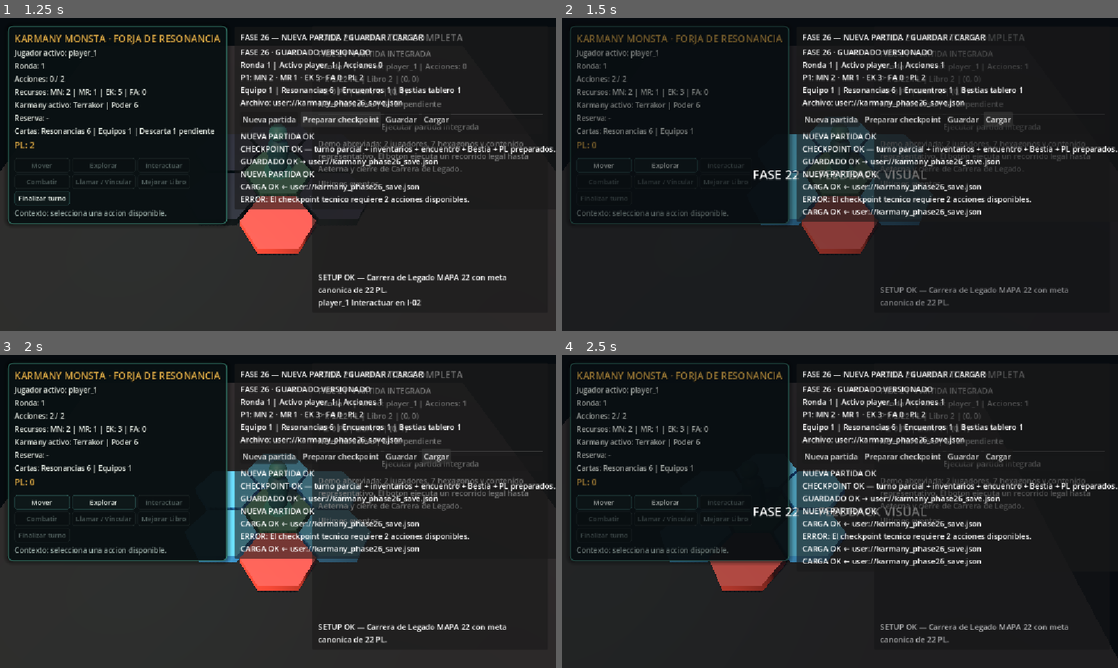
Above: before the commit, frames 1-4 (two rows, left to right).
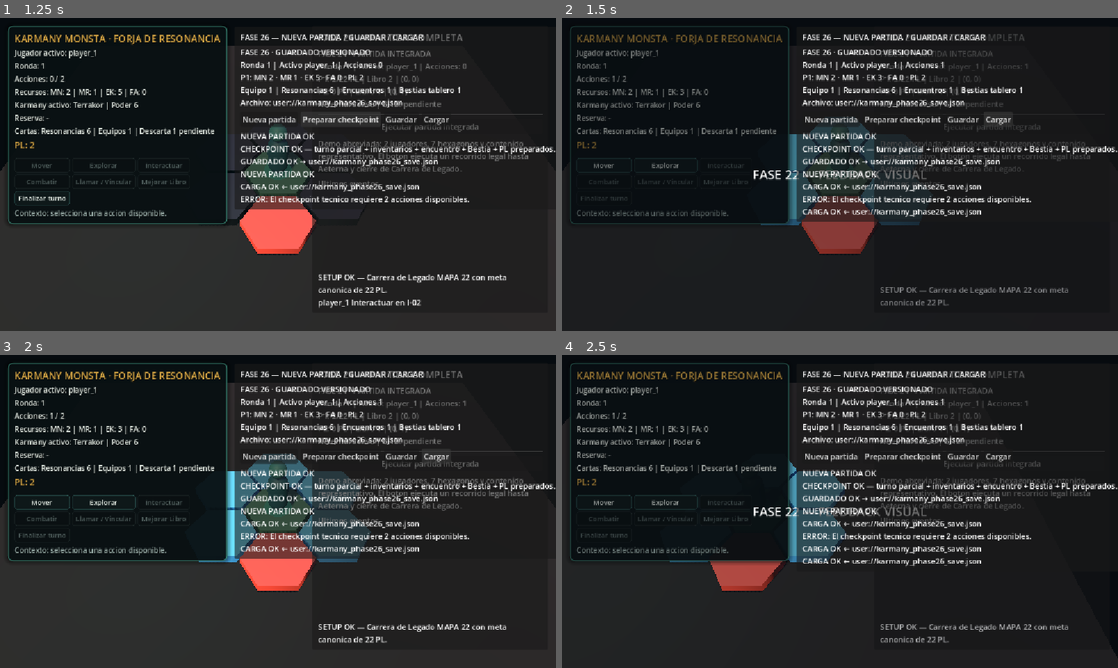
Above: after the commit, the same moments.

Repository: axenoban/Karmany-monsta
Game: Godot game, scene res://tests/phase_26_save_system_test.tscn
Same seed, same stepped clock (60 frames per second), same inputs: the game is played once before the commit and once after it. This scene is started directly instead of the project's main scene.
Inputs (mouse positions are in pixels of both pictures, inside the frame that each line leads up to):
- Up to frame 1 (1.25 s): click "Preparar checkpoint" at 0.5 s
- Up to frame 2 (1.5 s): click "Ejecutar partida integrada" at 1.25 s
- Up to frame 3 (2 s): no input
- Up to frame 4 (2.5 s): tap Enter at 2 s; move the mouse to (962, 495) at 2.02 s; hold D from 2.03 s (still down); tap M at 2.1 s; click (962, 495) at 2.17 s

Frame 1 is identical in both runs. In frame 2, 0.2% of the frame differs, in the area x 5-39%, y 18-42%; in frame 3, 0.2%; in frame 4, 0.2%.

Commit message:
fix: refresh HUD after phase 26 load

Diff:
--- a/scripts/ui/phase_26_save_bridge.gd
+++ b/scripts/ui/phase_26_save_bridge.gd
@@ -121,6 +121,8 @@
 	)
 	current_match.board_ux.refresh_board_ux()
 	current_match.phase_23.refresh_visual_direction()
+	if current_match.hud != null:
+		current_match.hud.call("_refresh")
 	last_operation_ok = true
 	last_message = "CHECKPOINT OK — turno parcial + inventarios + encuentro + Bestia + PL preparados."
 	_log(last_message)
@@ -186,6 +188,8 @@
 	current_match.board_prototype.call("place_trainer_at", current_match.player_1.current_coord)
 	current_match.board_ux.refresh_board_ux()
 	current_match.phase_23.refresh_visual_direction()
+	if current_match.hud != null:
+		current_match.hud.call("_refresh")
 	current_match.call("_update_status")
 
 
